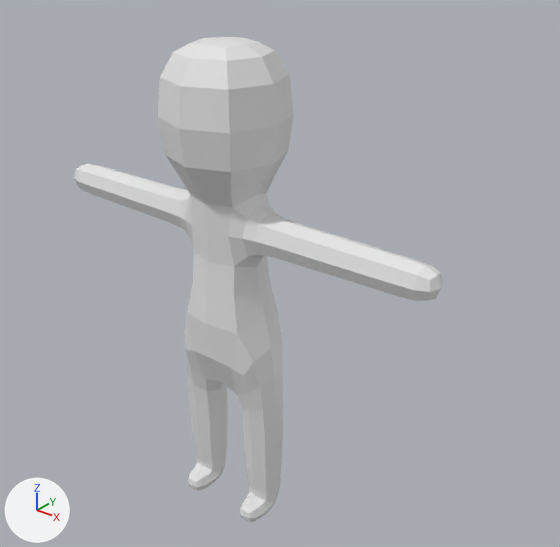
What one commit did to the FBX model Assets/1-PREFABS/Tio/tio.fbx.
Before and after are seen from a camera (50 mm lens) standing at (11.0, -11.94, 14.06) and looking at (0.77, 0.85, 6.14). Every picture has the same lights, and +X, +Y and +Z are marked at lower left. Where no turn or scale is listed for an object, it has been applied to the vertices.
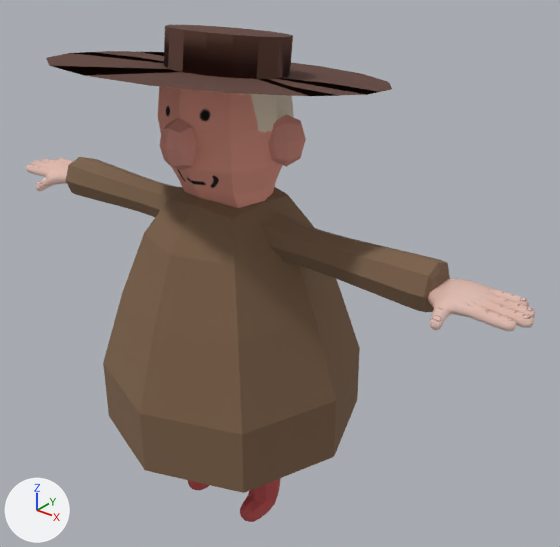
Boxes (x1, y1, x2, y2) around the edits, measured in the pictures (560 x 547 px; the box of a moved part takes in the faces that stretch with it):
'Body Clothes', added (brown)
    after: (103, 187, 360, 493)
'Cube', reshaped
    before: (74, 37, 443, 522)
    after: (66, 86, 450, 522)
'Hat', added (brown)
    after: (46, 25, 392, 96)
'Hand', added
    after: (26, 157, 535, 331)
'Nose', added
    after: (160, 118, 199, 170)
'Ear', added
    after: (268, 114, 306, 167)
part 1 of me_mesh, moved or reshaped
    before: (74, 114, 443, 376)
    after: (66, 113, 450, 312)
part 2 of me_mesh, recoloured
    before: (158, 37, 293, 522)
    after: (158, 86, 293, 522)

The change, as a diff of the scene's bpy script:
```diff
--- a/Assets/1-PREFABS/Tio/tio.fbx.py
+++ b/Assets/1-PREFABS/Tio/tio.fbx.py
@@ img_tio_mouth_closed_png @@
+img_tio_mouth_closed_png = load_image('Tio_mouth_closed.png', 'Tio_mouth_closed.png', 1024, 1024, 'sRGB')
@@ img_mano_png @@
+img_mano_png = load_image('Mano.png', '../Manos/Mano.png', 2048, 2048, 'Non-Color')
@@ mat_tio_body @@
+mat_tio_body = principled_material('Tio_body')
+mat_tio_body.texture = img_tio_mouth_closed_png
+mat_tio_body.roughness = 1.0
@@ mat_material @@
+mat_material = bpy.data.materials.new('Material')
+# uses the picture img_mano_png
@@ mat_material_006 @@
+mat_material_006 = principled_material('Material.006')
+mat_material_006.base_color = (0.116, 0.0495, 0.0357)  # brown #603f35
+mat_material_006.roughness = 1.0
@@ mat_material_004 @@
+mat_material_004 = principled_material('Material.004')
+mat_material_004.base_color = (0.696, 0.301, 0.241)  # pink #d99587
+mat_material_004.roughness = 1.0
@@ mat_material_001 @@
+mat_material_001 = principled_material('Material.001')
+mat_material_001.base_color = (0.209, 0.125, 0.0704)  # brown #7e634b
+mat_material_001.roughness = 1.0
@@ me_mesh @@
 # used by ob_cube; location = (0.0, 0.0, 0.0)
-me_mesh.from_pydata(...)  # 510 vertices, 508 faces; spans x -5.29..5.29, y -1.39..1.39, z -0.28..11.51
+me_mesh.from_pydata(...)  # 510 vertices, 508 faces; spans x -5.28..5.28, y -1.39..1.39, z -0.28..11.51
+# me_mesh part 1: 194 vertices moved from x -4.11..4.11, y -1.29..1.29, z 5.23..9.11 to x -4.68..4.68, y -1.27..1.27, z 5.25..9.08; 54 vertices removed from x -5.29..5.29, y -0.4..0.4, z 7.12..7.9; 54 vertices added at x -5.28..5.28, y -0.53..0.53, z 6.98..8.03
+# me_mesh part 2: 444 faces spanning x -4.68..4.68, y -1.39..1.39, z -0.28..11.51 switch from no material to mat_tio_body (picture img_tio_mouth_closed_png)
@@ me_cube_009 @@
+me_cube_009.from_pydata(...)  # 790 vertices, 768 faces; spans x -12.69..1.57, y -1.06..0.53, z -0.24..0.23
+me_cube_009.materials.append(mat_material)
@@ me_cylinder @@
+me_cylinder.from_pydata(...)  # 48 vertices, 33 faces; spans x -3.58..3.46, y -3.63..3.35, z -0.87..0.51
+me_cylinder.materials.append(mat_material_006)  # brown #603f35
@@ me_cube_005 @@
+me_cube_005.from_pydata(...)  # 52 vertices, 48 faces; spans x -3.27..0.26, y -0.33..0.33, z -0.54..0.54
+me_cube_005.materials.append(mat_material_004)  # pink #d99587
@@ me_cube_002 @@
+me_cube_002.from_pydata(...)  # 26 vertices, 24 faces; spans x -0.411..0.411, y -0.411..0.411, z -0.539..0.539
+me_cube_002.materials.append(mat_material_004)  # pink #d99587
@@ me_cube @@
+me_cube.from_pydata(...)  # 58 vertices, 56 faces; spans x -3.05..3.05, y -3.05..3.05, z 1.52..8.55
+me_cube.materials.append(mat_material_001)  # brown #7e634b
@@ ob_hand @@
+ob_hand = bpy.data.objects.new('Hand', me_cube_009)
+ob_hand.location = (5.56, 0.01, 7.47)
@@ ob_hat @@
+ob_hat = bpy.data.objects.new('Hat', me_cylinder)
+ob_hat.location = (0.0, 0.14, 11.28)
@@ ob_ear @@
+ob_ear = bpy.data.objects.new('Ear', me_cube_005)
+ob_ear.location = (1.5, 0.15, 9.61)
@@ ob_nose @@
+ob_nose = bpy.data.objects.new('Nose', me_cube_002)
+ob_nose.location = (0.0, -1.36, 9.61)
@@ ob_body_clothes @@
+ob_body_clothes = bpy.data.objects.new('Body Clothes', me_cube)
+ob_body_clothes.location = (0.0, 0.0, 0.0)
```
